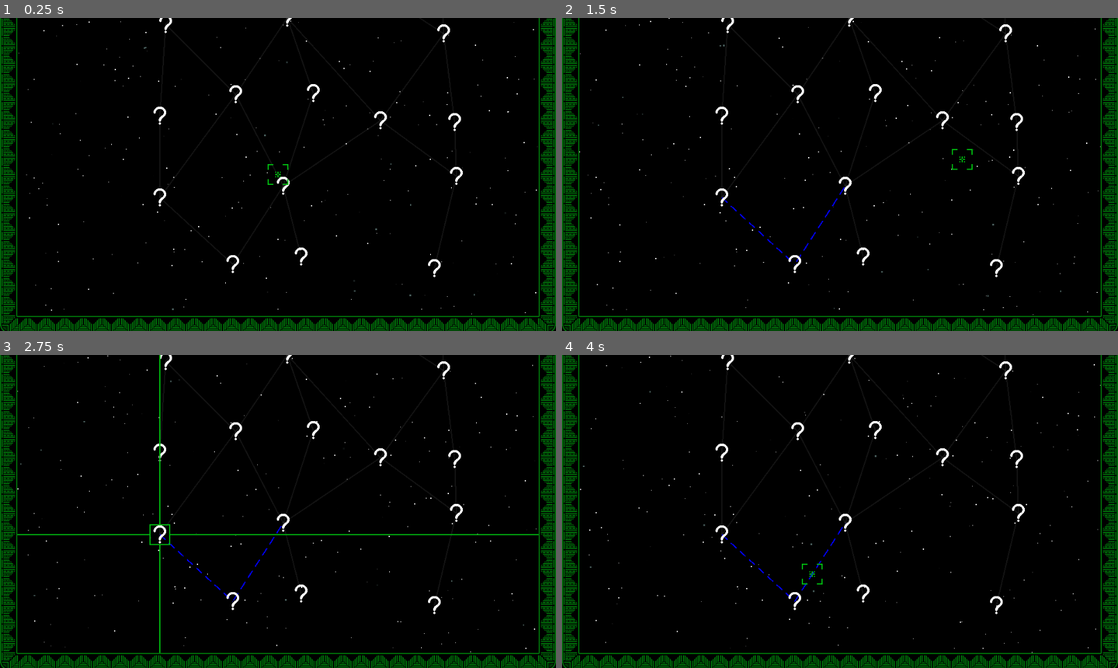
Above: before the commit, frames 1-4 (two rows, left to right).
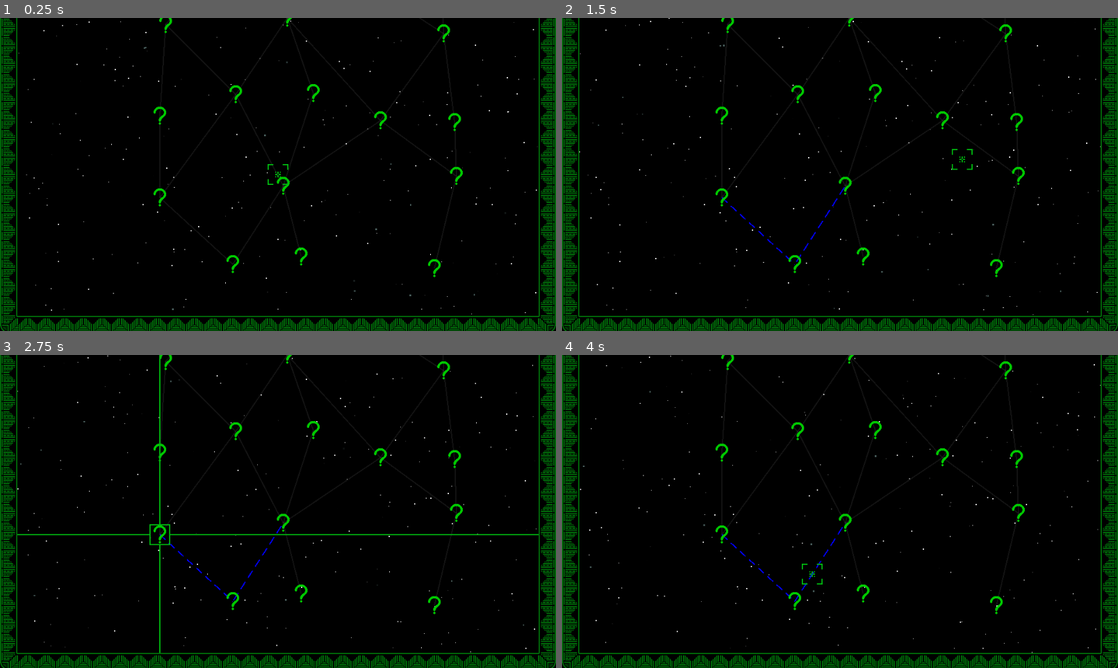
Above: after the commit, the same moments.

Repository: kedalovo/-SG-Spaceship-Management
Game: Godot game, scene res://Map/map.tscn
Same seed, same stepped clock (60 frames per second), same inputs: the game is played once before the commit and once after it. This scene is started directly instead of the project's main scene.
Inputs (mouse positions are in pixels of both pictures, inside the frame that each line leads up to):
- Up to frame 1 (0.25 s): no input
- Up to frame 2 (1.5 s): click (795, 265) at 0.52 s; move the mouse to (962, 158) at 1.27 s; hold Right (right) from 1.28 s (still down); hold ` (test) from 1.28 s (still down); click (962, 158) at 1.42 s
- Up to frame 3 (2.75 s): move the mouse to (166, 527) at 2.02 s; release Right (right) at 2.03 s; release ` (test) at 2.03 s; hold Down (down) from 2.03 s (still down); tap Space (test1) at 2.1 s
- Up to frame 4 (4 s): tap Enter at 2.75 s; move the mouse to (895, 442) at 2.77 s; release Down (down) at 2.78 s; hold Right (right) 2.78-3.53 s; hold ` (test) 2.78-3.53 s; move the mouse to (812, 574) at 3.52 s; hold Up (up) from 3.53 s (still down); tap Space (test1) at 3.6 s; click (812, 574) at 3.67 s

The runs differ from the first frame. In frame 1, 0.6% of the frame differs, in the area x 27-84%, y 0-83%; in frame 2, 0.6%; in frame 3, 0.6%; in frame 4, 0.6%.

Commit message:
Started working on difficulty. Now Map Nodes are modulated in a way that represents their difficulty

Diff:
--- a/Map/Map Node/map_node.gd
+++ b/Map/Map Node/map_node.gd
@@ -13,7 +13,11 @@
 
 var connected_to_nodes: Array = []
 
+var hazards: Array = []
+var hazards_intensity: Array = []
+
 var reason: int = 0
+var difficulty: int = 0
 
 var disabled: bool = false
 var is_continuation: bool = false
@@ -31,6 +35,18 @@
 	icon.texture = new_texture
 
 
+func set_difficulty(new_difficulty: int) -> void:
+	if difficulty == 0 and new_difficulty > difficulty:
+		difficulty = new_difficulty
+		match new_difficulty:
+			1:
+				icon.modulate = Color("00cb00")
+			2:
+				icon.modulate = Color("cbc800")
+			3:
+				icon.modulate = Color("cb0000")
+
+
 func _on_mouse_grab_mouse_entered() -> void:
 	mouse_entered.emit(self)
 
--- a/Map/Map Node/map_node.tscn
+++ b/Map/Map Node/map_node.tscn
@@ -1,11 +1,13 @@
-[gd_scene load_steps=2 format=3 uid="uid://bfeexecpaotg3"]
+[gd_scene load_steps=3 format=3 uid="uid://bfeexecpaotg3"]
 
 [ext_resource type="Script" path="res://Map/Map Node/map_node.gd" id="1_h425h"]
+[ext_resource type="Texture2D" uid="uid://cbkos4ijxyf05" path="res://Map/Map Node/Icons/Missile Icon.png" id="2_vhfim"]
 
 [node name="Map Node" type="Node2D"]
 script = ExtResource("1_h425h")
 
 [node name="Icon" type="Sprite2D" parent="."]
+texture = ExtResource("2_vhfim")
 
 [node name="Button" type="Button" parent="."]
 offset_left = -16.0
--- a/Map/map.gd
+++ b/Map/map.gd
@@ -209,6 +209,8 @@
 				j.disabled = true
 				j.reason = 1
 
+	var hazards: Array = game_manager.hazard_types.keys()
+	var hazard_buffer: Array = hazards.duplicate()
 	# Visualising result
 	for i in range(0, grid.size()):
 		var line: Array = grid[i]
@@ -220,6 +222,7 @@
 			line[j].mouse_entered.connect(_on_map_node_mouse_enter)
 			line[j].mouse_exited.connect(_on_map_node_mouse_exit)
 			line[j].button_pressed.connect(_on_map_node_pressed)
+			line[j].set_difficulty(i / (grid.size() / 3) + 1)
 			#var color_rect: ColorRect = ColorRect.new()
 			#map_container.add_child(color_rect)
 			#color_rect.z_index = 1
--- a/Map/map.tscn
+++ b/Map/map.tscn
@@ -19,6 +19,20 @@
 axis_stretch_horizontal = 1
 axis_stretch_vertical = 1
 
+[sub_resource type="Animation" id="Animation_me0st"]
+length = 0.001
+tracks/0/type = "bezier"
+tracks/0/imported = false
+tracks/0/enabled = true
+tracks/0/path = NodePath(".:modulate:a")
+tracks/0/interp = 1
+tracks/0/loop_wrap = true
+tracks/0/keys = {
+"handle_modes": PackedInt32Array(0),
+"points": PackedFloat32Array(0, -0.25, 0, 0.25, 0),
+"times": PackedFloat32Array(0)
+}
+
 [sub_resource type="Animation" id="Animation_6c21g"]
 resource_name = "show"
 length = 0.2
@@ -32,20 +46,6 @@
 "handle_modes": PackedInt32Array(0, 0),
 "points": PackedFloat32Array(0, 0, 0, 0.2, 0, 1, -0.01, 0, 0, 0),
 "times": PackedFloat32Array(0, 0.2)
-}
-
-[sub_resource type="Animation" id="Animation_me0st"]
-length = 0.001
-tracks/0/type = "bezier"
-tracks/0/imported = false
-tracks/0/enabled = true
-tracks/0/path = NodePath(".:modulate:a")
-tracks/0/interp = 1
-tracks/0/loop_wrap = true
-tracks/0/keys = {
-"handle_modes": PackedInt32Array(0),
-"points": PackedFloat32Array(0, -0.25, 0, 0.25, 0),
-"times": PackedFloat32Array(0)
 }
 
 [sub_resource type="AnimationLibrary" id="AnimationLibrary_s5ibo"]
--- a/game_manager.gd
+++ b/game_manager.gd
@@ -56,6 +56,13 @@
 	LARGE
 }
 
+enum hazard_types {
+	ASTEROID_FIELD,
+	WARZONE,
+	NEBULA,
+	ICE_FIELD,
+	STAR_PROXIMITY
+}
 
 static func get_module_texture(module_type: module_types) -> CompressedTexture2D:
 	match module_type:
